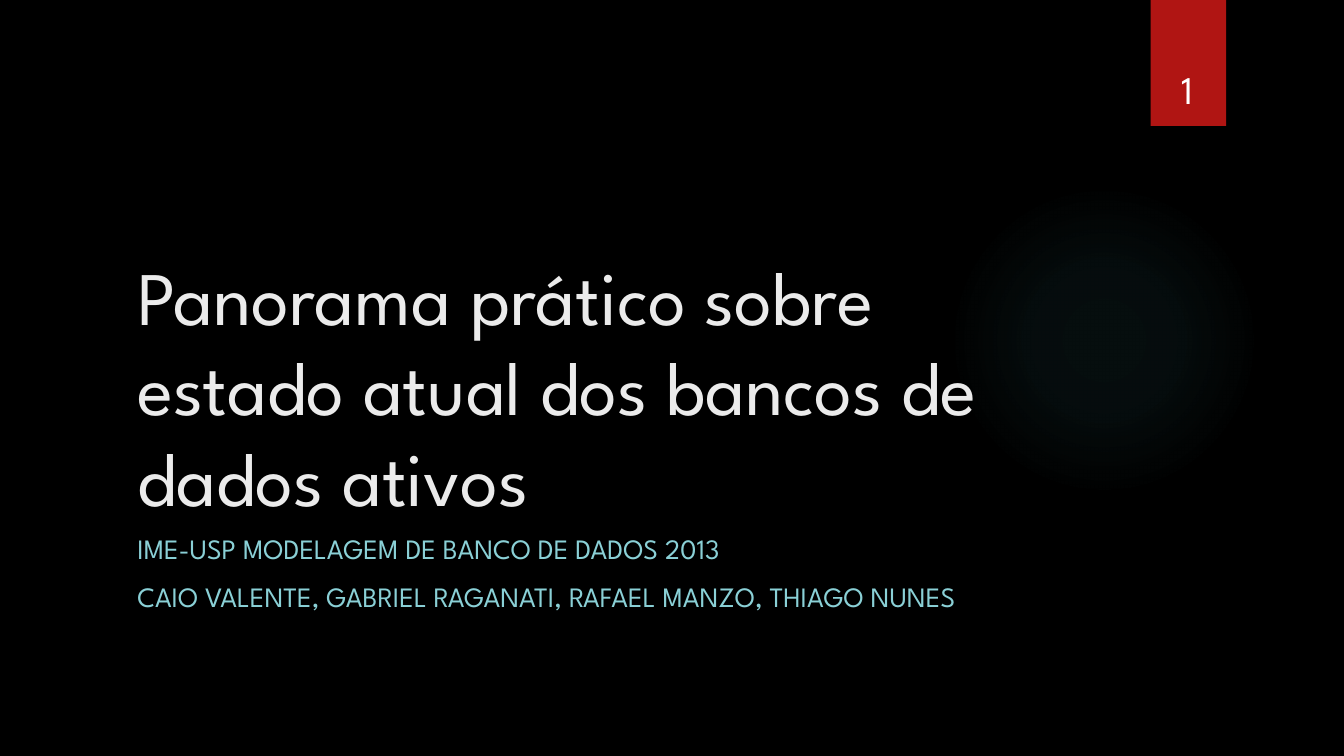
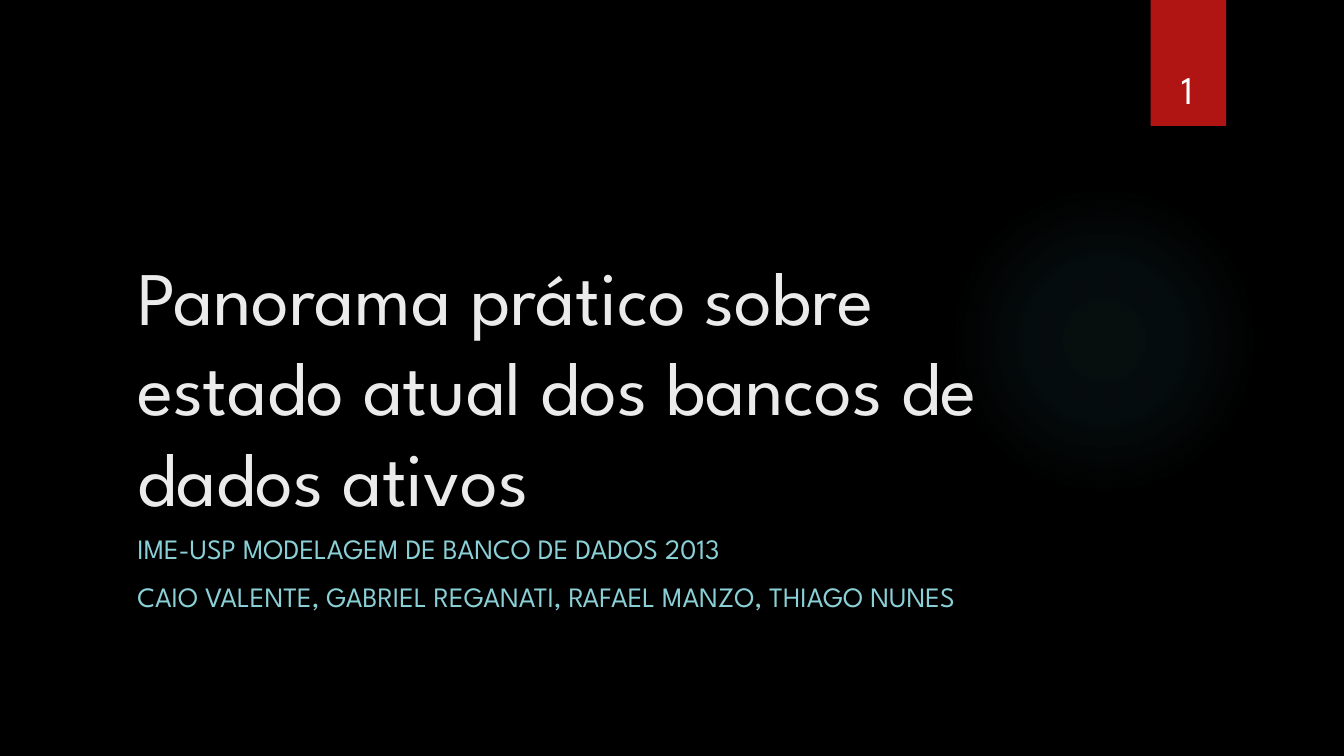
Before and after one commit to gorobaum/t2bd, a slide deck: slide 1 of apresentacao.pptx. Drawn at 1344x756 pixels with LibreOffice and Linux fonts; fonts in the diff are those of the drawing; background and template pictures are left out. Boxes give left, top, right and bottom in pixels: in the first picture for what was removed or moved away, otherwise in the second. Text is boxed around its words. In the diff, an @@ line names an element or a change of style, - is before the commit and + after.

```diff
--- a/apresentacao.pptx
+++ b/apresentacao.pptx
@@ subtitle at (137, 588, 955, 611): text changed @@
-CAIO VALENTE, GABRIEL RAGANATI, RAFAEL MANZO, THIAGO NUNES
+CAIO VALENTE, GABRIEL REGANATI, RAFAEL MANZO, THIAGO NUNES
```
Also in this commit, not shown: 1 other slide changed.
